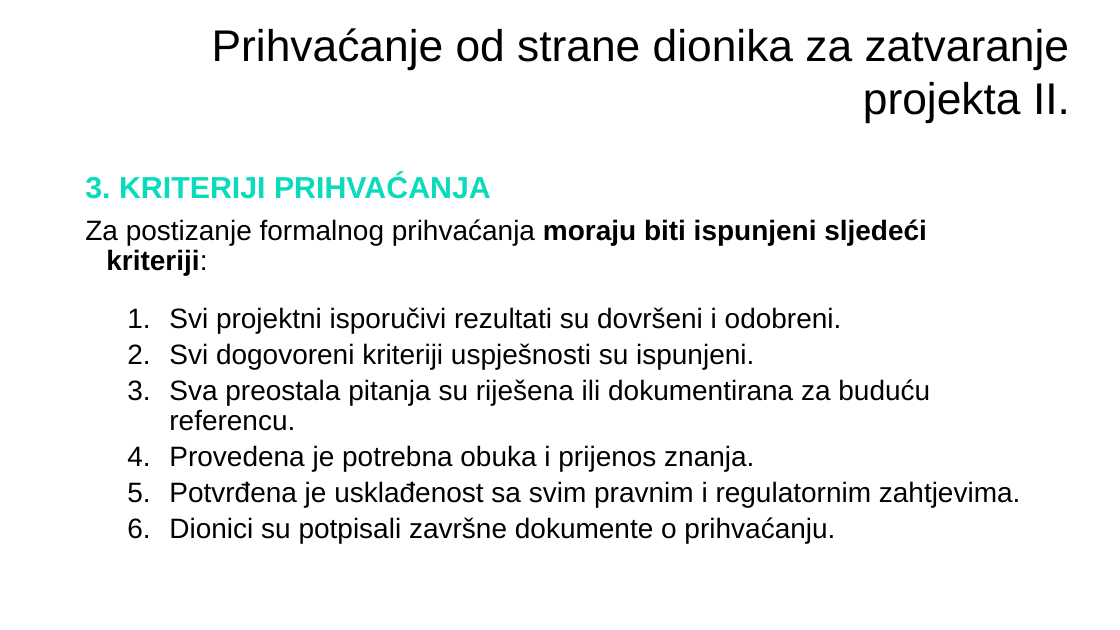
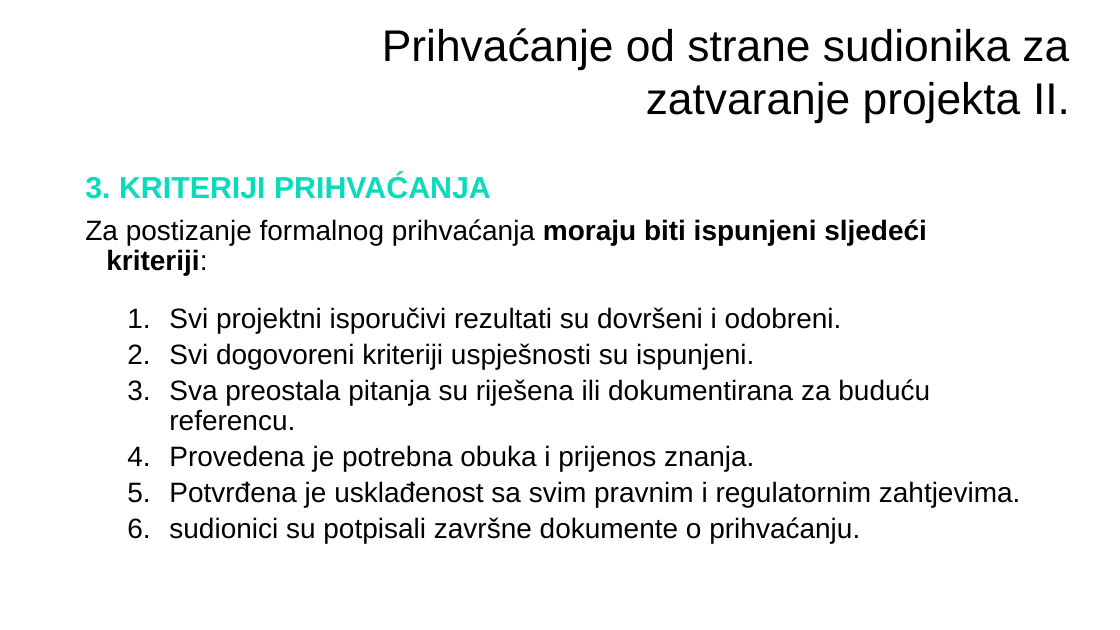
Before and after one commit to dinoDuvnjak/shift4it, a slide deck: slide 7 of 2-project-managment/M5_ENDING THE PROJECT_4 hours_HR.pptx. Drawn at 1120x630 pixels with LibreOffice and Linux fonts; fonts in the diff are those of the drawing; background and template pictures are left out. Boxes give left, top, right and bottom in pixels: in the first picture for what was removed or moved away, otherwise in the second. Text is boxed around its words. In the diff, an @@ line names an element or a change of style, - is before the commit and + after.

```diff
--- a/2-project-managment/M5_ENDING THE PROJECT_4 hours_HR.pptx
+++ b/2-project-managment/M5_ENDING THE PROJECT_4 hours_HR.pptx
@@ text at box(382, 28, 1070, 122): text changed @@
-Prihvaćanje od strane dionika za zatvaranje projekta II.
+Prihvaćanje od strane sudionika za zatvaranje projekta II.
@@ text at box(169, 517, 860, 544): text changed @@
-  6. Dionici su potpisali završne dokumente o prihvaćanju.
+  6. sudionici su potpisali završne dokumente o prihvaćanju.
```
Also in this commit, not shown: 8 other slides changed, 1 other file.
